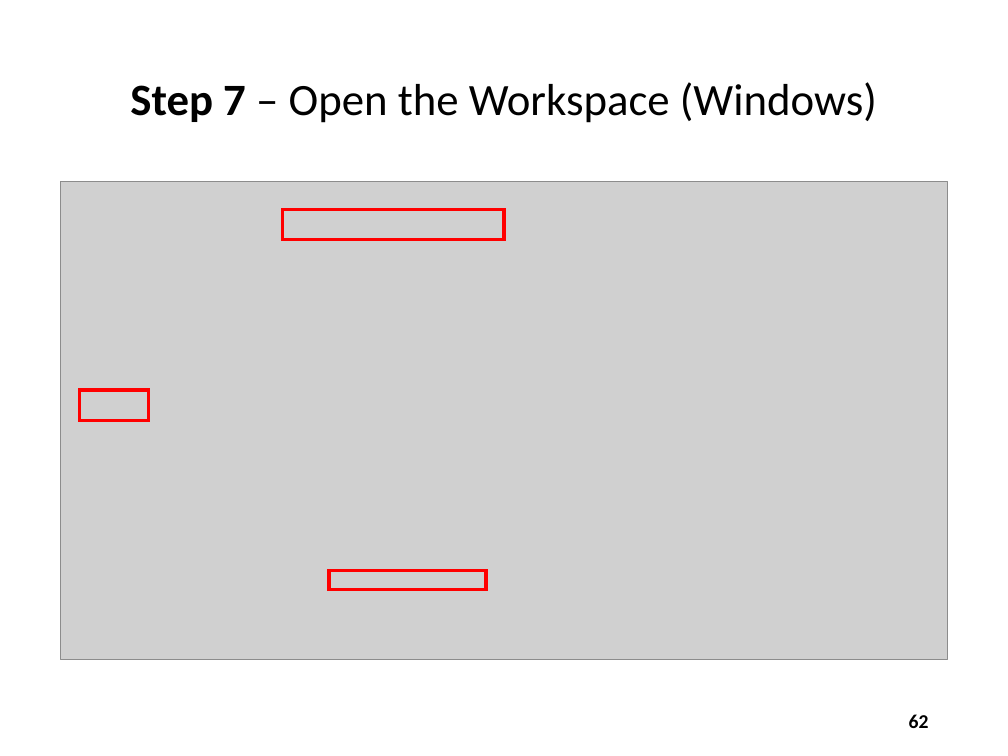
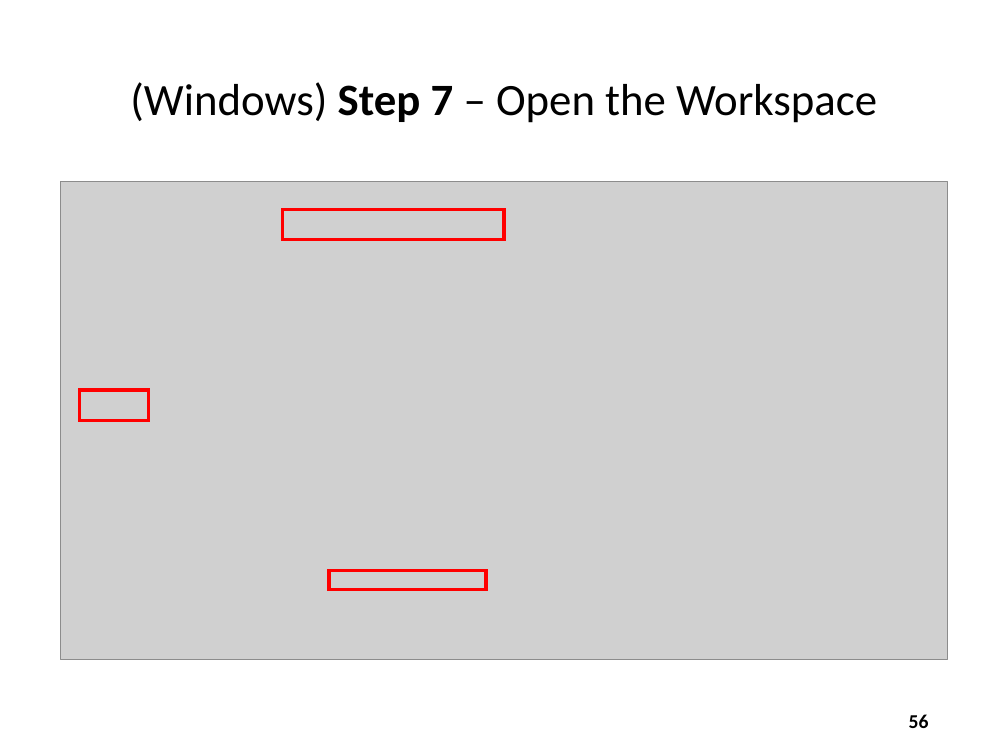
Before and after one commit to dbiersach/scicomp101, a slide deck: slide 56 of Session 01 - Introducing Scientific Computing/Session 01 - Introducing Scientific Computing.pptx (slide 62 before the commit). Drawn at 1008x756 pixels with LibreOffice and Linux fonts; fonts in the diff are those of the drawing; grey boxes stand for pictures. Boxes give left, top, right and bottom in pixels: in the first picture for what was removed or moved away, otherwise in the second. Text is boxed around its words. In the diff, an @@ line names an element or a change of style, - is before the commit and + after.

```diff
--- a/Session 01 - Introducing Scientific Computing/Session 01 - Introducing Scientific Computing.pptx
+++ b/Session 01 - Introducing Scientific Computing/Session 01 - Introducing Scientific Computing.pptx
@@ title at box(130, 82, 877, 123): text changed @@
-Step 7 – Open the Workspace (Windows)
+(Windows) Step 7 – Open the Workspace
@@ page number at box(909, 714, 929, 728): text changed @@
-62
+56
```
Also in this commit, not shown: 14 other slides changed, 2 slides added.
